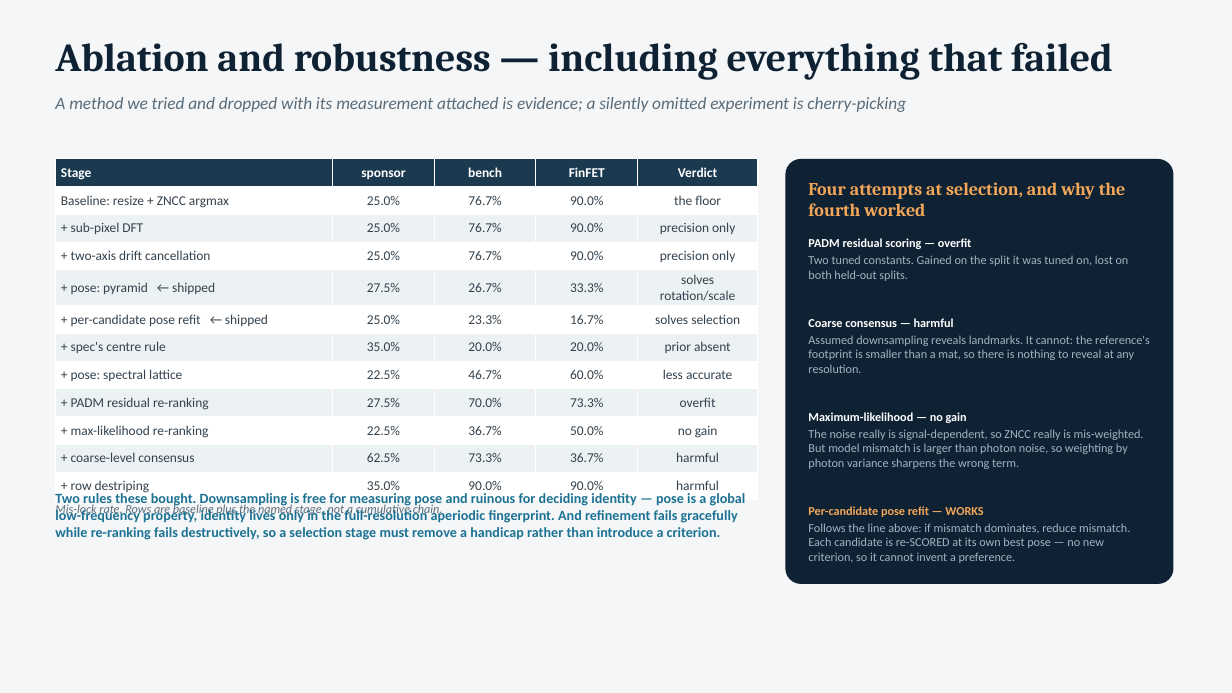
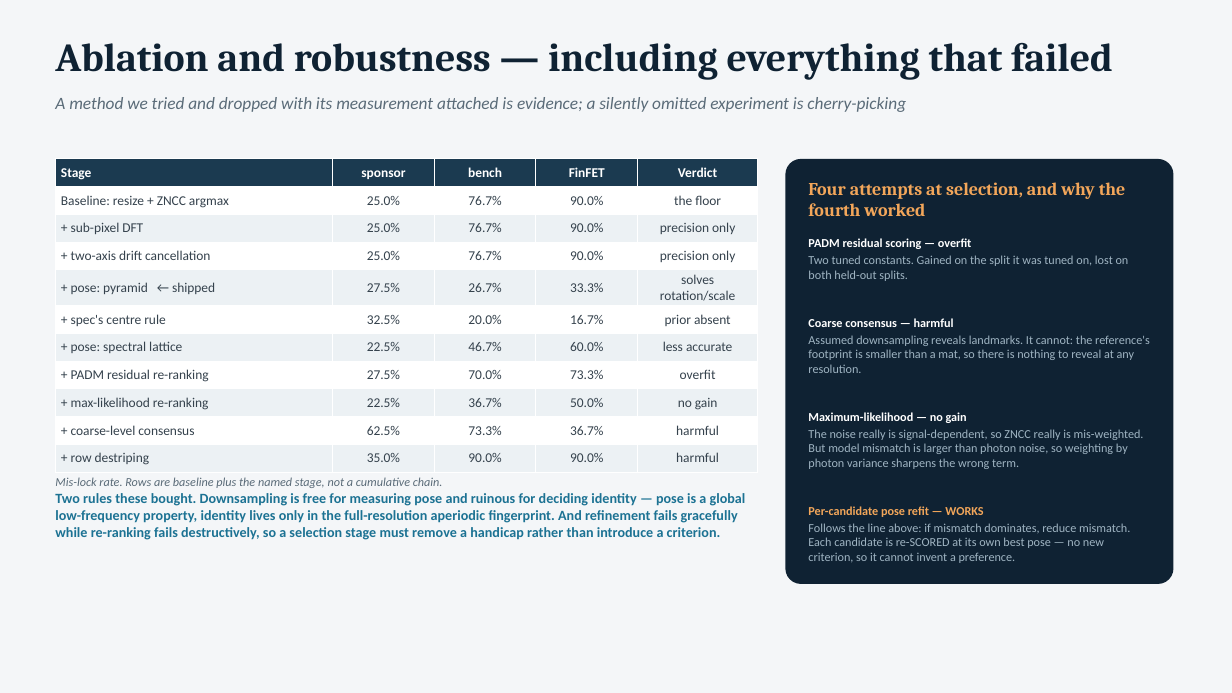
Before and after one commit to Cosmic-dorito/driftlock, a slide deck: slide 10 of solution_presentation.pptx. Drawn at 1232x693 pixels with LibreOffice and Linux fonts; fonts in the diff are those of the drawing. Boxes give left, top, right and bottom in pixels: in the first picture for what was removed or moved away, otherwise in the second. Text is boxed around its words. In the diff, an @@ line names an element or a change of style, - is before the commit and + after.

Commit message:
perf: screen the refit — held-out mis-lock 22.0% -> 18.0% at 1.4x, not 3x
The recorded next action was to hoist box-integration out of the refit's
rotation loop. Done, bit-identical (verified by diffing all 100 held-out
predictions against the committed CSVs), 850 -> 616 ms. But it addressed
only 6% of the cost, and 616 ms was not the ~400 ms bar.

Profiling found the real driver, which was never in the config: top_k is
per POSE, so the refit receives 60 candidates and sweeps each over 25
poses = 1500 correlations per pair, 334 of the 540 ms. A candidate lying
30th cannot become the answer, so rank with the cheap narrow grid first
and give only the top 10 the dense one.

That is the same criterion at two resolutions, not a new one, so it stays
on the safe side of ADR-0024 -- and it is FASTER AND MORE ACCURATE than
the dense grid it replaces, because the wide sweep is now centred on a
pose the narrow pass has already corrected.

                        dev   sponsor  bench  FinFET  held-out    p50
  narrow (was shipped)  12.5%   25.0%   23.3%  16.7%    22.0%   296 ms
  wide dense            10.0%   22.5%   20.0%  16.7%    20.0%   601 ms
  wide dense + screen   12.5%   22.5%   16.7%  13.3%    18.0%   427 ms

Every reported split improved. Held-out improving while the tuning split
worsens is the opposite of the overfitting signature.

top_n=10 rather than 6, which measured identically on all 140 pairs and
is 41 ms faster: after the screen the true candidate lies within the top
10 on 90.0% of sponsor pairs but only 80.0% of the top 6. The tie was
broken on retained recall, not on today's tie. This misses the
pre-registered "<400 ms" bar deliberately, with the reason recorded
rather than the bar moved.

Also fixes two packaging defects found while re-verifying: a stale
*.rebuilt.pptx (make_deck's fallback when the deck is locked) had been
committed and failed R2, and package_submission.py selected the deck with
next(glob("*.pptx")) -- so the zip could silently have shipped it.

ADR-0025, FINDINGS section 23. 17/17 strict, 36 tests, ruff clean, clean
extract of dist/ reproduces all 15 accuracy metrics exactly.

```diff
--- a/solution_presentation.pptx
+++ b/solution_presentation.pptx
@@ table at (x1=55, y1=159, x2=758, y2=469) @@
-row 6: + per-candidate pose refit ← shipped | 25.0% | 23.3% | 16.7% | solves selection
-row 7: + spec's centre rule | 35.0% | 20.0% | 20.0% | prior absent
+row 6: + spec's centre rule | 32.5% | 20.0% | 16.7% | prior absent
@@ text "Mis-lock rate. Rows are baseline ..." moved from (x1=55, y1=503, x2=443, y2=517) to (x1=55, y1=477, x2=443, y2=488) @@
```
Also in this commit, not shown: 5 other slides changed, 29 other files.
